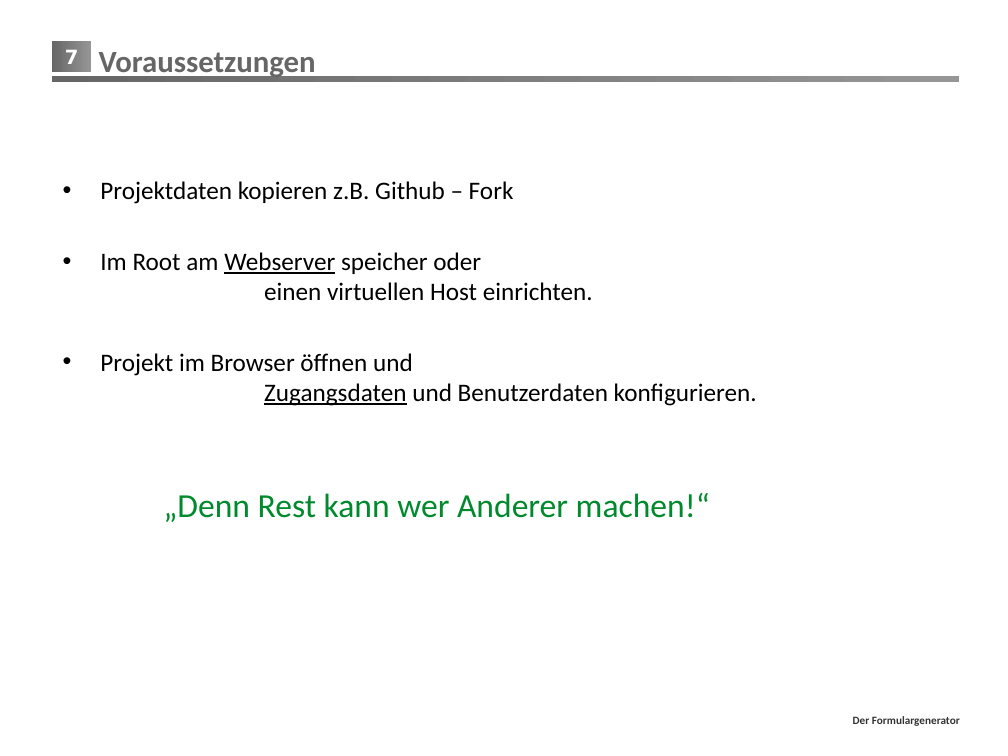
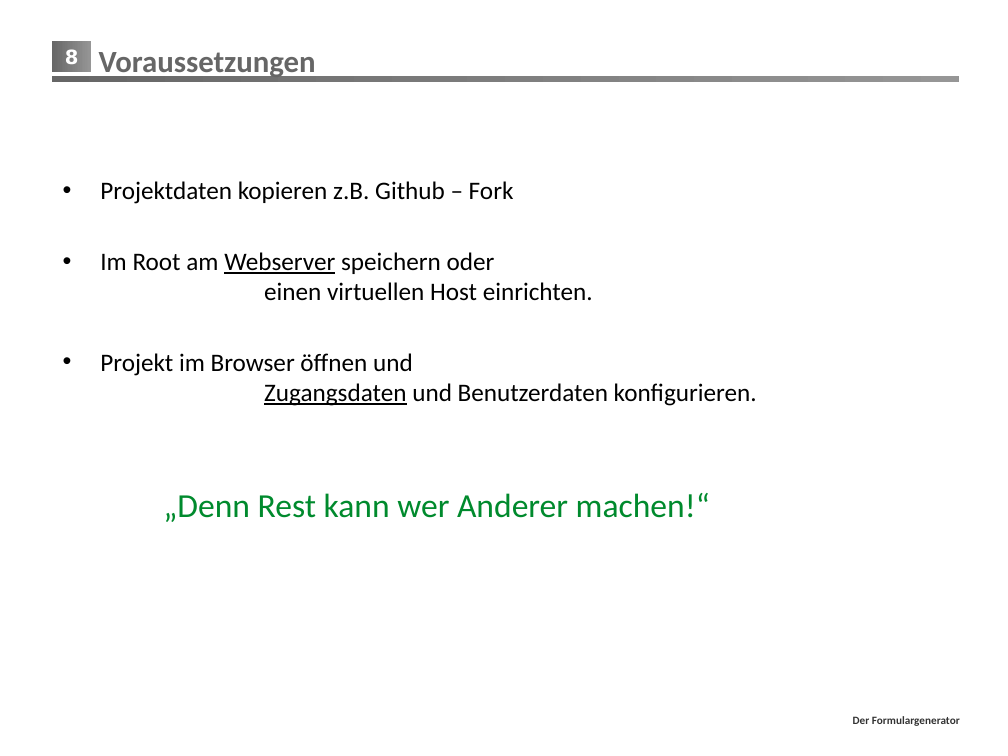
Before and after one commit to mrmorden74/formgen, a slide deck: slide 8 of Präsentation/FormGen.pptx (slide 7 before the commit). Drawn at 1008x756 pixels with LibreOffice and Linux fonts; fonts in the diff are those of the drawing; background and template pictures are left out. Boxes give left, top, right and bottom in pixels: in the first picture for what was removed or moved away, otherwise in the second. Text is boxed around its words. In the diff, an @@ line names an element or a change of style, - is before the commit and + after.

```diff
--- a/Präsentation/FormGen.pptx
+++ b/Präsentation/FormGen.pptx
@@ page number at (x1=65, y1=49, x2=79, y2=64): text changed @@
-7
+8
@@ text at (x1=100, y1=252, x2=593, y2=301): text changed @@
-• Im Root am Webserver speicher oder
-  einen virtuellen Host einrichten.
+• Im Root am Webserver speichern oder
+  einen virtuellen Host einrichten.
```
Also in this commit, not shown: 5 other slides changed, 13 slides added, 1 slide removed, 4 other files.
